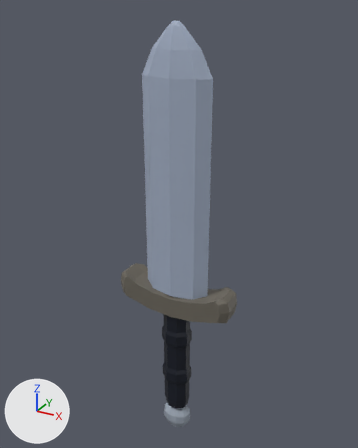
What one commit did to the FBX model blender/export/BE_PowerMesh_HeldSword.fbx.
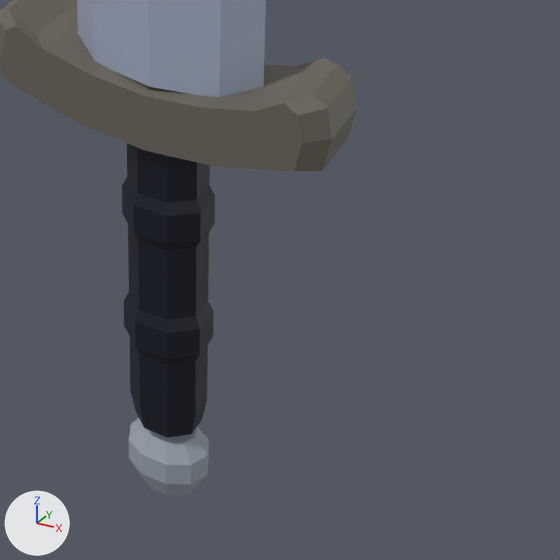
Each version is shown whole from a camera (50 mm lens) standing at (3.23, -5.8, 4.81) and looking at (-0.07, 0.2, 1.81), then close up on the part from 34% to 84% of the width and 60% to 100% of the height. Every picture has the same lights, and +X, +Y and +Z are marked at lower left. The last two pictures show the newer version.

Names of what the first close-up shows: 'BE_PowerMesh_HeldSword'.
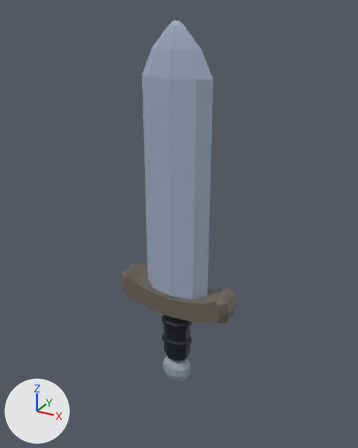
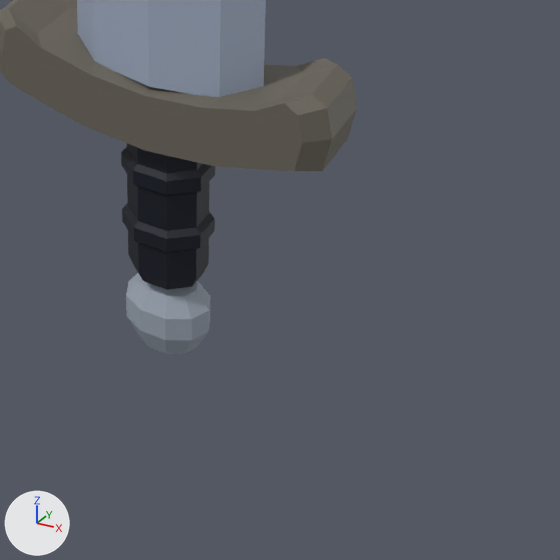
Changed parts and their boxes (x1, y1, x2, y2) in the close-ups (560 x 560 px; the box of a moved part takes in the faces that stretch with it):
'BE_PowerMesh_HeldSword', reshaped
    before: (0, 0, 357, 495)
    after: (0, 0, 357, 354)
part 1 of me_be_heldsword_mesh, moved or reshaped
    before: (122, 143, 215, 438)
    after: (121, 143, 215, 290)
part 2 of me_be_heldsword_mesh, moved or reshaped
    before: (129, 418, 209, 495)
    after: (126, 273, 211, 354)

Patch to the scene script:
```diff
--- a/blender/export/BE_PowerMesh_HeldSword.fbx.py
+++ b/blender/export/BE_PowerMesh_HeldSword.fbx.py
@@ me_be_heldsword_mesh @@
 # used by ob_be_powermesh_heldsword; location = (0.0, 0.0, 0.0)
-me_be_heldsword_mesh.from_pydata(...)  # 260 vertices, 224 faces; spans x -0.95..0.95, y -0.23..0.23, z -1.95..4.65
+me_be_heldsword_mesh.from_pydata(...)  # 260 vertices, 224 faces; spans x -0.95..0.95, y -0.23..0.23, z -0.95..4.65
+# me_be_heldsword_mesh part 1: the loose piece of 88 vertices spanning x -0.23..0.23, y -0.19..0.19, z -1.45..0.45 is scaled about its middle by (1, 1, 0.474), then moved by (0.0, 0.0, 0.5)
+# me_be_heldsword_mesh part 2: the loose piece of 60 vertices spanning x -0.25..0.25, y -0.17..0.17, z -1.95..-1.5 is moved by (0.0, 0.0, 1.0)
 me_be_heldsword_mesh.materials.append(mat_be_powermesh_heldsword_runtime)
```
